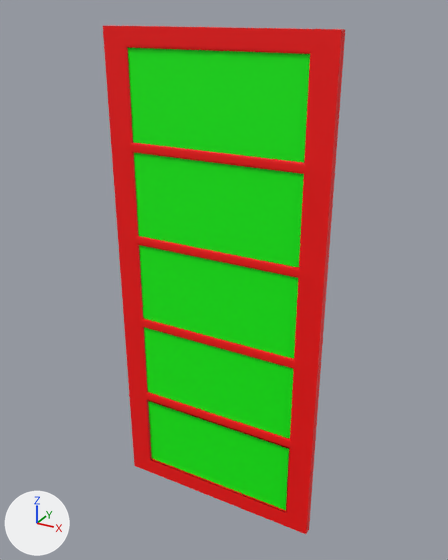
The glTF model assets/doors/doorway_door_3.glb as it was, and as the next commit left it.
One viewpoint serves both versions: a 50 mm lens placed at (1.12, 0.04, 2.09), pointed at (0.02, 2.05, 1.09). The axes (+X, +Y, +Z) are drawn at lower left. The lights are the same throughout. Where no turn or scale is listed for an object, it has been applied to the vertices. Vertices at the same position are counted once.

Objects in the first picture: 'doorway_door_3'.
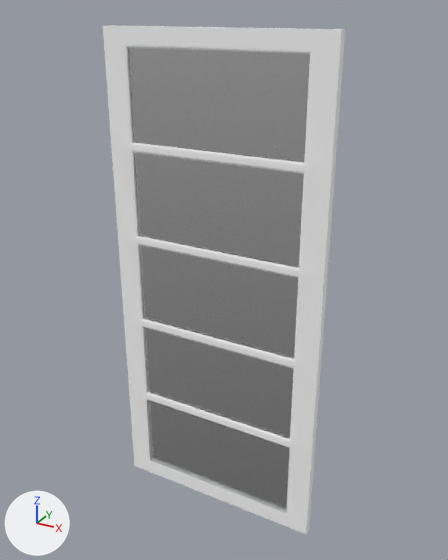
Boxes [x1, y1, x2, y2] around the edits, measured in the pictures (448 x 560 px):
part 1 of me_mesh_007, recoloured (red to white)
    both: [103, 26, 345, 534]
part 2 of me_mesh_007, recoloured (green to white)
    both: [128, 48, 310, 510]

Diff of the bpy script that builds the scene:
```diff
--- a/assets/doors/doorway_door_3.glb.py
+++ b/assets/doors/doorway_door_3.glb.py
@@ mat_frame_material @@
+mat_frame_material = principled_material('Frame_Material')
+mat_frame_material.base_color = (1.0, 1.0, 1.0)  # white #ffffff
@@ mat_glass_material @@
+mat_glass_material = principled_material('Glass_Material')
+mat_glass_material.base_color = (0.8, 0.8, 0.8)  # white #e7e7e7
+mat_glass_material.roughness = 0.1
+mat_glass_material.ior = 1.45
+mat_glass_material.transmission_weight = 1.0
@@ me_mesh_007 @@
 me_mesh_007.from_pydata(...)  # 116 vertices, 244 faces; spans x -0.46..0.46, y 1.98..2.02, z 0.0..2.03
 # used by ob_doorway_door_3; location = (0.0, 0.0, 0.0)
+# me_mesh_007 part 1: all 232 faces that had it switch from mat_doorway_primary_mat (red #ff0000) to mat_frame_material (white #ffffff)
+# me_mesh_007 part 2: all 12 faces that had it switch from mat_doorway_tertiary_mat (green #00ff00) to mat_glass_material (white #e7e7e7)
```
